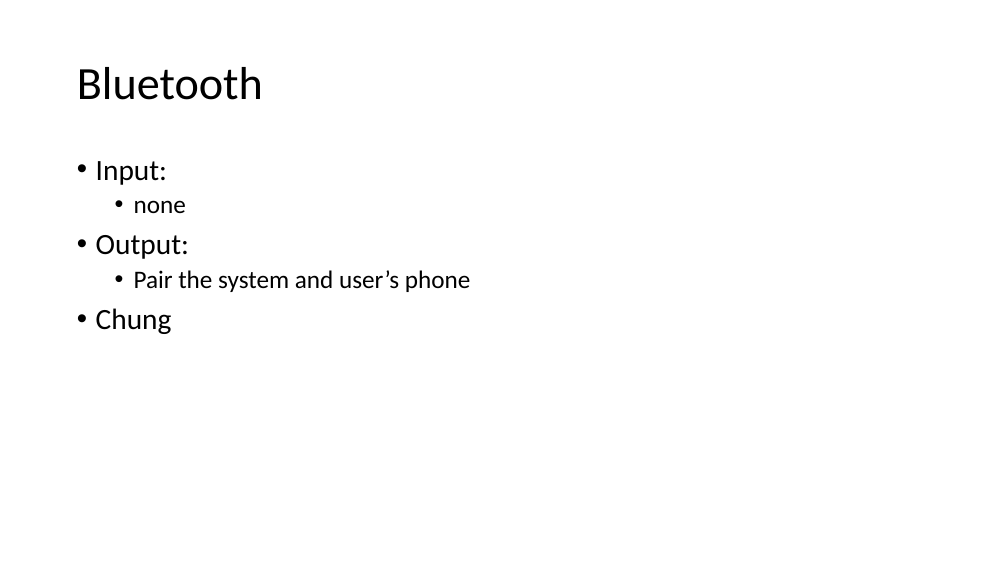
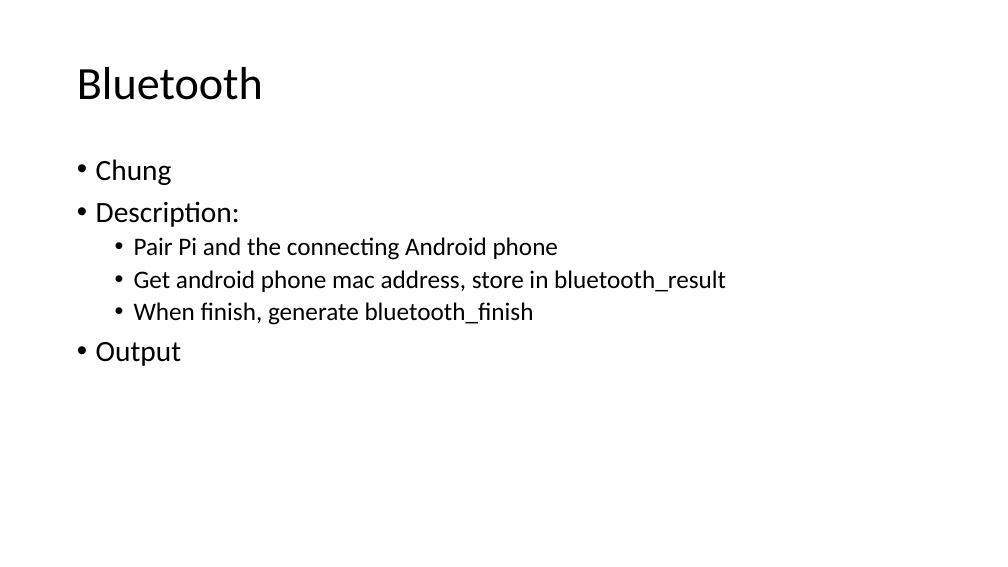
Before and after one commit to nguyenphu27/MyThesis, a slide deck: slide 8 of 00_Document/00_development_process/PPT_FunctionSpecification_R00.pptx (slide 13 before the commit). Drawn at 1008x567 pixels with LibreOffice and Linux fonts; fonts in the diff are those of the drawing. Boxes give left, top, right and bottom in pixels: in the first picture for what was removed or moved away, otherwise in the second. Text is boxed around its words. In the diff, an @@ line names an element or a change of style, - is before the commit and + after.

```diff
--- a/00_Document/00_development_process/PPT_FunctionSpecification_R00.pptx
+++ b/00_Document/00_development_process/PPT_FunctionSpecification_R00.pptx
@@ text at (96,161,470,292): paragraphs removed @@
-• Input:
-  • none
-• Output:
-  • Pair the system and user’s phone
@@ text at (96,201,726,366): paragraphs added @@
+• Description:
+  • Pair Pi and the connecting Android phone
+  • Get android phone mac address, store in bluetooth_result
+  • When finish, generate bluetooth_finish
+• Output
```
Also in this commit, not shown: 16 other slides changed, 1 slide added, 2 other files.
